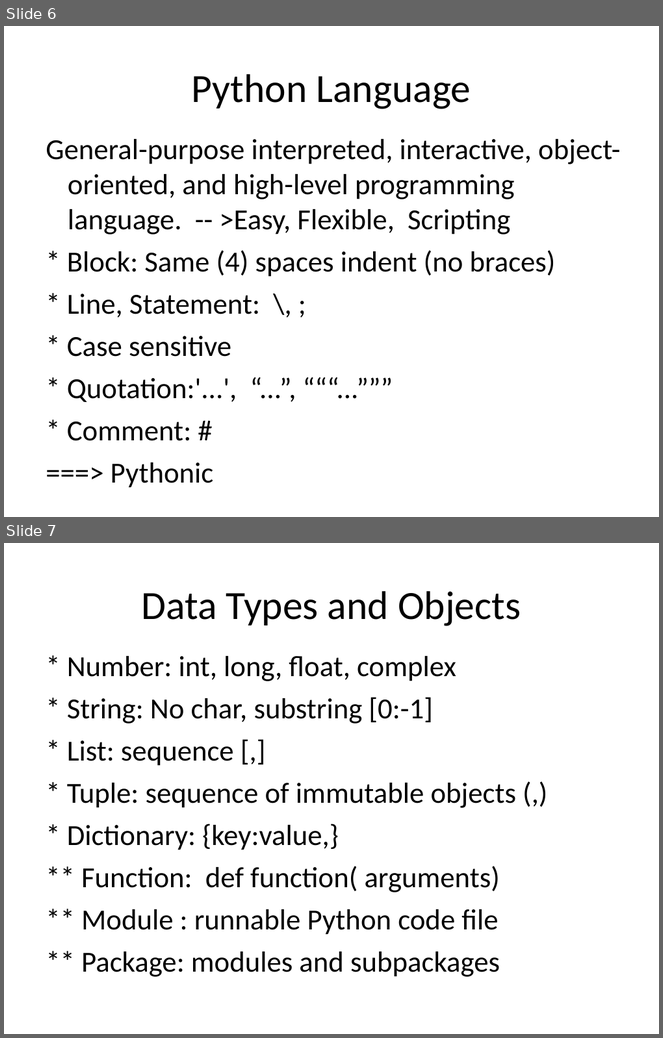
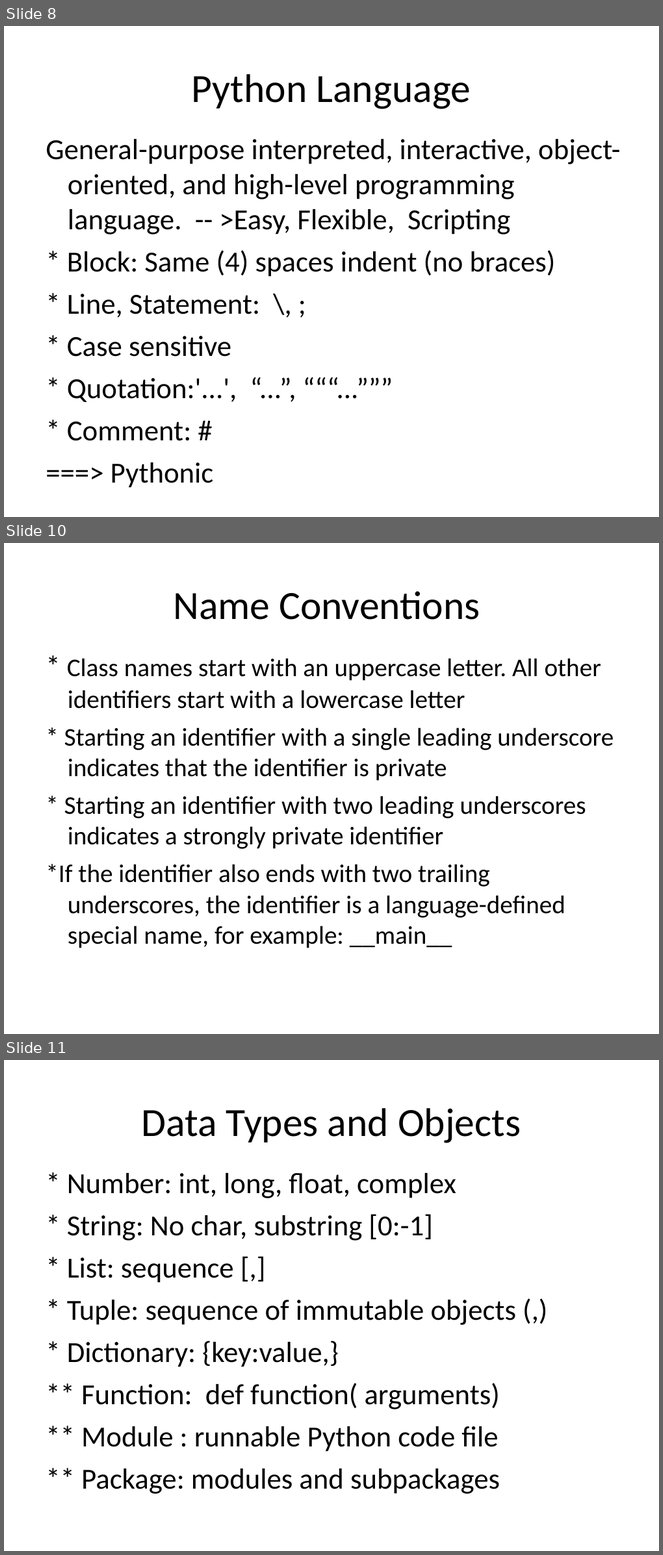
Before and after one commit to robin3795/Data, a slide deck: Python.ppt. Shown one above the other, each under a label of ours: slides 6 and 7 before the commit, slides 8, 10 and 11 after it; the slides between them are not shown. The pictures are 663x1038 and 663x1555 pixels, drawn with LibreOffice and Linux fonts; fonts in the diff are those of the drawing. Boxes give left, top, right and bottom in pixels: in the first picture for what was removed or moved away, otherwise in the second. Text is boxed around its words. In the diff, an @@ line names an element or a change of style, - is before the commit and + after.

```diff
--- a/Python.ppt
+++ b/Python.ppt
@@ slide 10 added at (4,543,659,1034), background #FFFFFF @@
@@ free added at (36,563,627,644), 44 pt, text #000000 @@
+Name Conventions
@@ free added at (36,644,629,1018), 28 pt, text #000000 @@
+* Class names start with an uppercase letter. All other identifiers start with a lowercase letter
+* Starting an identifier with a single leading underscore indicates that the identifier is private
+* Starting an identifier with two leading underscores indicates a strongly private identifier
+*If the identifier also ends with two trailing underscores, the identifier is a language-defined special name, for example: __main__
@@ what was slide 6 is now slide 8 @@
@@ what was slide 7 is now slide 11 @@
```
Also in this commit, not shown: 3 slides changed, 8 other slides added, 2 slides removed.
